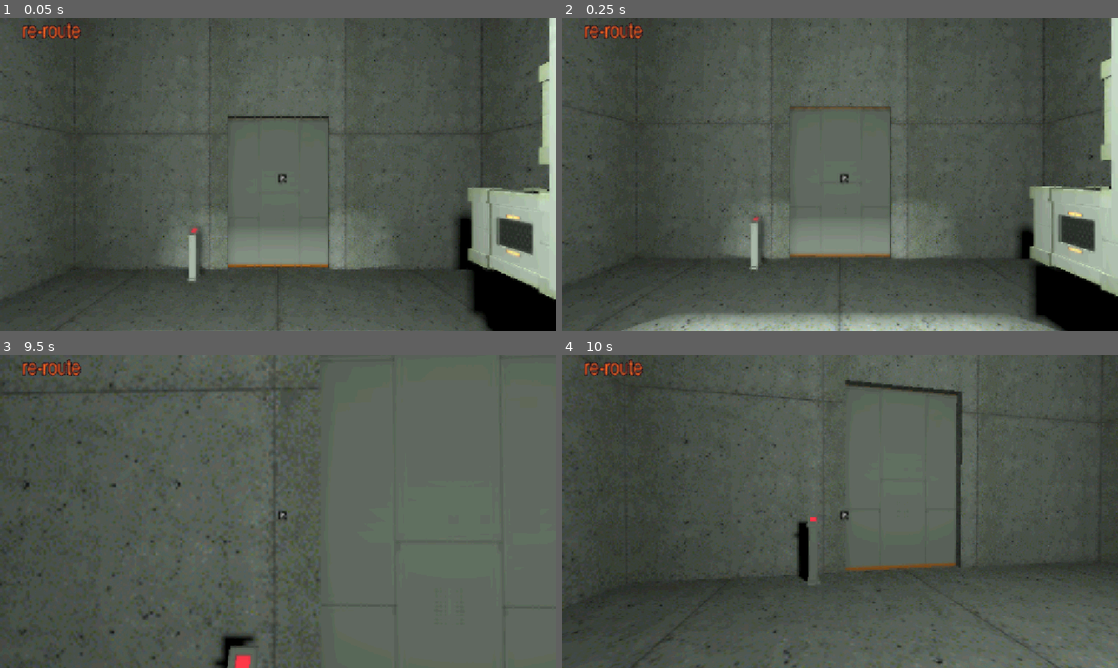
Above: before the commit, frames 1-4 (two rows, left to right).
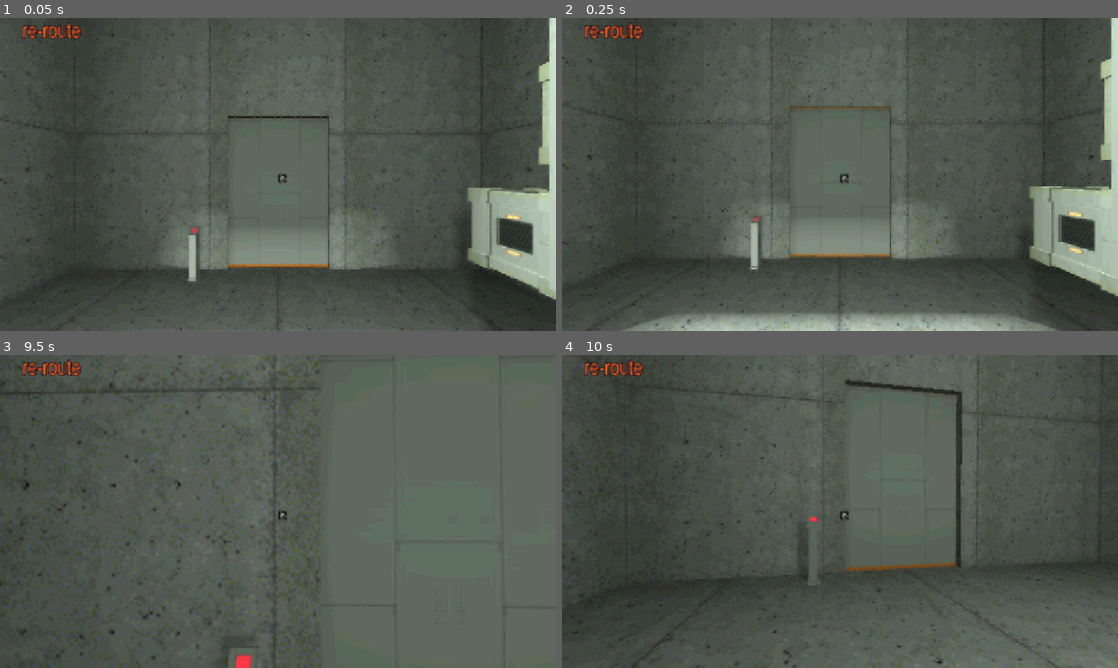
Above: after the commit, the same moments.

Repository: shagower/RE-ROUTE
Game: Godot game, scene res://main.tscn
Two runs of this game, one before a commit and one after it. Both use one fixed random seed, a clock stepped at 60 frames per second and the inputs below.
Inputs (mouse positions are in pixels of both pictures, inside the frame that each line leads up to):
- Up to frame 1 (0.05 s): no input
- Up to frame 2 (0.25 s): no input
- Up to frame 3 (9.5 s): tap Enter at 0.5, 3.5, 5 s; move the mouse to (305, 511) at 0.52 s; hold W (char_up) 0.53-5.78 s; tap Ctrl (char_crouch) at 0.6, 4.35, 8.1 s; tap Space (char_jump) at 0.77, 1.52, 2, 3.02, 3.77, 4.25, 4.52, 5.75, 6.02, 6.77, 7.52, 9.02 s; move the mouse to (250, 511) at 1.27 s; tap Shift (char_sprint) at 1.35, 5.1, 8.85 s; move the mouse to (289, 505) at 2.02 s; hold E (interact) 2.03-2.78 s; move the mouse to (272, 517) at 2.77 s; click (272, 517) at 2.85 s; move the mouse to (316, 514) at 3.52 s; tap I at 3.6, 7.35 s; move the mouse to (233, 508) at 4.27 s; move the mouse to (283, 511) at 5.02 s; move the mouse to (255, 505) at 5.77 s; hold D (char_right) 5.78-6.53 s; tap E (interact) at 5.85 s; move the mouse to (305, 511) at 6.52 s; press the mouse at (305, 511) at 6.53 s; hold W (char_up) 6.53-8.78 s; move the mouse to (250, 511) at 7.27 s; release the mouse at (250, 511) at 7.28 s; move the mouse to (289, 505) at 8.02 s; move the mouse to (272, 517) at 8.77 s; hold A (char_left) from 8.78 s (still down)
- Up to frame 4 (10 s): move the mouse to (878, 514) at 9.52 s; release A (char_left) at 9.53 s; hold W (char_up) from 9.53 s (still down); hold E (interact) from 9.53 s (still down); tap Space (char_jump) at 9.77 s

The runs differ from the first frame. In frame 1, 2.8% of the frame differs, in the area x 35-100%, y 54-100%; in frame 2, 2.7%; in frame 3, 0.3%; in frame 4, 0.3%.

Commit message:
i forgot what i changed actually

Diff:
--- a/main.tscn
+++ b/main.tscn
@@ -8,7 +8,6 @@
 [ext_resource type="Texture2D" uid="uid://jscy1b3vcetu" path="res://the_minnesota_grim_reaper.png" id="4_w48qg"]
 [ext_resource type="Material" uid="uid://duh6ixvyd1iet" path="res://Assets/Materials/door.tres" id="8_dg77c"]
 [ext_resource type="Texture2D" uid="uid://c0mds21klggtr" path="res://Assets/Asset Textures/UI Textures/logo.png" id="8_kek77"]
-[ext_resource type="AudioStream" uid="uid://dbiogbmgmx01w" path="res://Assets/Music/motorola hello.mp3" id="9_kek77"]
 [ext_resource type="Script" uid="uid://wbnavmdvt5b0" path="res://scripts/door.gd" id="9_ycdy4"]
 [ext_resource type="PackedScene" uid="uid://bcjdhksq6js6g" path="res://Assets/Prefabs/button.tscn" id="10_4c57u"]
 [ext_resource type="AudioStream" uid="uid://brqemm3drwjpm" path="res://Assets/SFX/Doors/doormove7.wav" id="10_vivmo"]
@@ -80,6 +79,16 @@
 
 [node name="Lights" type="Node3D" parent="Map" unique_id=148095523]
 
+[node name="OmniLight3D2" type="OmniLight3D" parent="Map/Lights" unique_id=2029512214]
+transform = Transform3D(1, 0, 0, 0, 1, 0, 0, 0, 1, 0, 3.744604, 0)
+light_color = Color(0.9137255, 1, 0.9098039, 1)
+light_energy = 2.841
+shadow_enabled = true
+shadow_reverse_cull_face = true
+shadow_opacity = 0.4
+shadow_blur = 0.0
+omni_range = 17.173
+
 [node name="OmniLight3D" type="OmniLight3D" parent="Map/Lights" unique_id=656250242]
 transform = Transform3D(1, 0, 0, 0, 1, 0, 0, 0, 1, 0, 23.637451, 0)
 light_color = Color(0.93333334, 1, 0.93333334, 1)
@@ -88,15 +97,6 @@
 light_volumetric_fog_energy = 0.0
 shadow_enabled = true
 omni_range = 172.546
-
-[node name="OmniLight3D2" type="OmniLight3D" parent="Map/Lights/OmniLight3D" unique_id=2029512214]
-transform = Transform3D(1, 0, 0, 0, 1, 0, 0, 0, 1, 0, -19.892847, 0)
-light_color = Color(0.9137255, 1, 0.9098039, 1)
-light_energy = 2.841
-shadow_enabled = true
-shadow_reverse_cull_face = true
-shadow_blur = 0.0
-omni_range = 17.173
 
 [node name="OmniLight3D3" type="OmniLight3D" parent="Map/Lights" unique_id=1235593544]
 transform = Transform3D(1, 0, 0, 0, 1, 0, 0, 0, 1, -30, 3.745, 0)
@@ -151,11 +151,6 @@
 scale = Vector2(1.6562499, 1.65625)
 texture = ExtResource("8_kek77")
 
-[node name="Background Audio" type="AudioStreamPlayer3D" parent="." unique_id=887911302]
-stream = ExtResource("9_kek77")
-autoplay = true
-parameters/looping = true
-
 [node name="Button" parent="." unique_id=795097832 instance=ExtResource("10_4c57u")]
 transform = Transform3D(1, 0, 0, 0, 1, 0, 0, 0, 1, -5.4654117, 0, 2.2639318)
 
